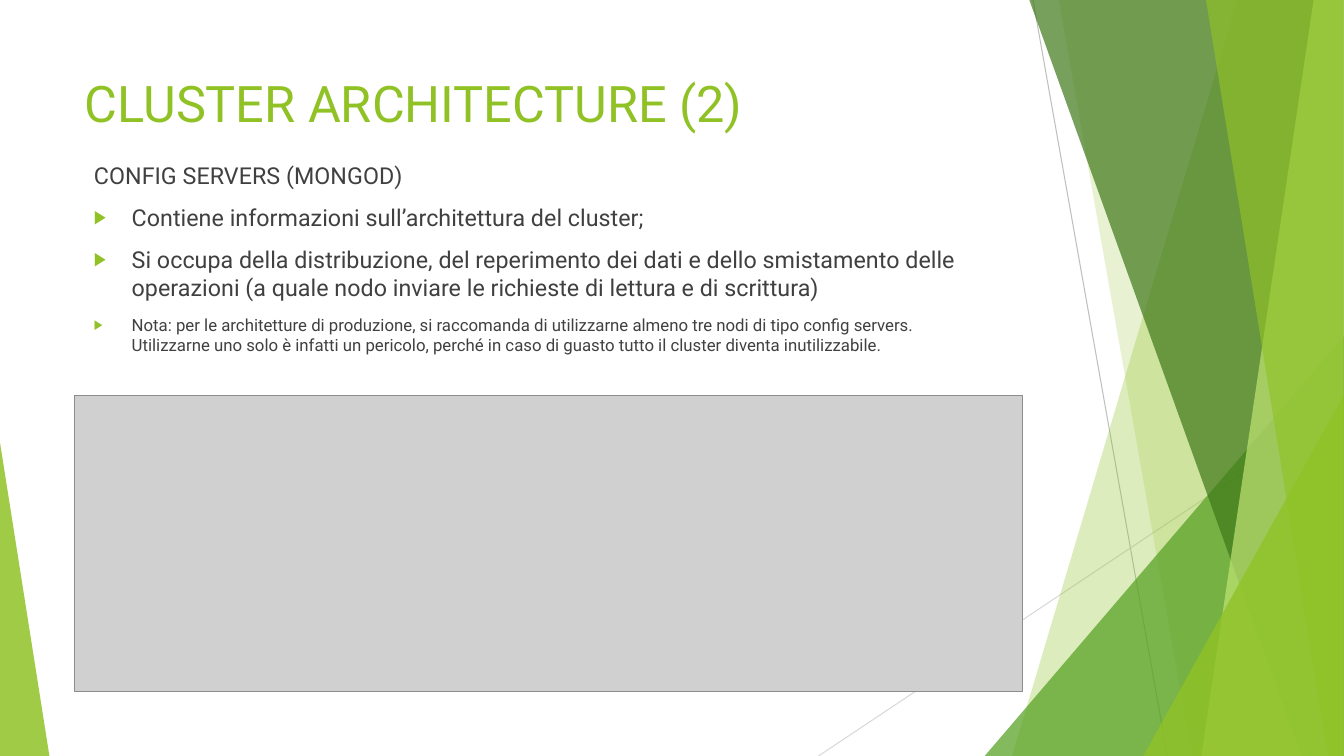
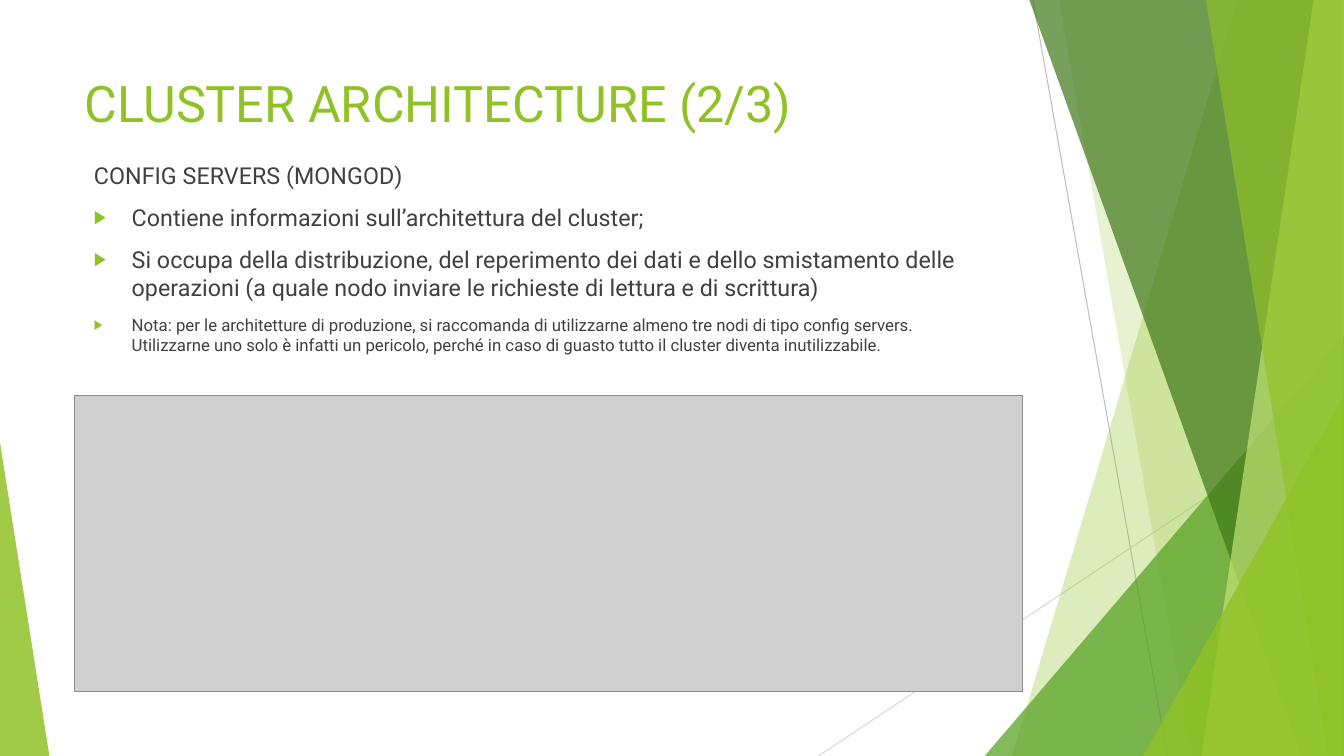
Before and after one commit to lucaMari94/mongodb-sentiment-analysis, a slide deck: slide 20 of silde/slide.pptx. Drawn at 1344x756 pixels with LibreOffice and Linux fonts; fonts in the diff are those of the drawing; grey boxes stand for pictures. Boxes give left, top, right and bottom in pixels: in the first picture for what was removed or moved away, otherwise in the second. Text is boxed around its words. In the diff, an @@ line names an element or a change of style, - is before the commit and + after.

```diff
--- a/silde/slide.pptx
+++ b/silde/slide.pptx
@@ title at (85, 82, 791, 134): text changed @@
-CLUSTER ARCHITECTURE (2)
+CLUSTER ARCHITECTURE (2/3)
```
Also in this commit, not shown: 15 other slides changed, 1 slide added, 1 other file.
